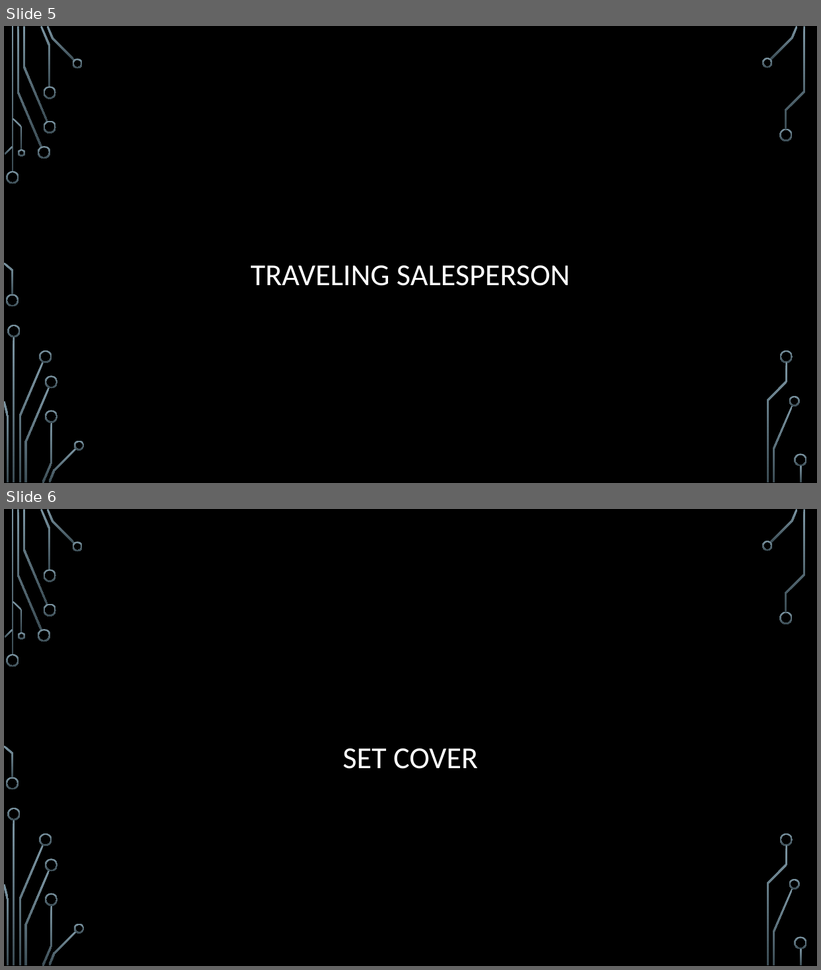
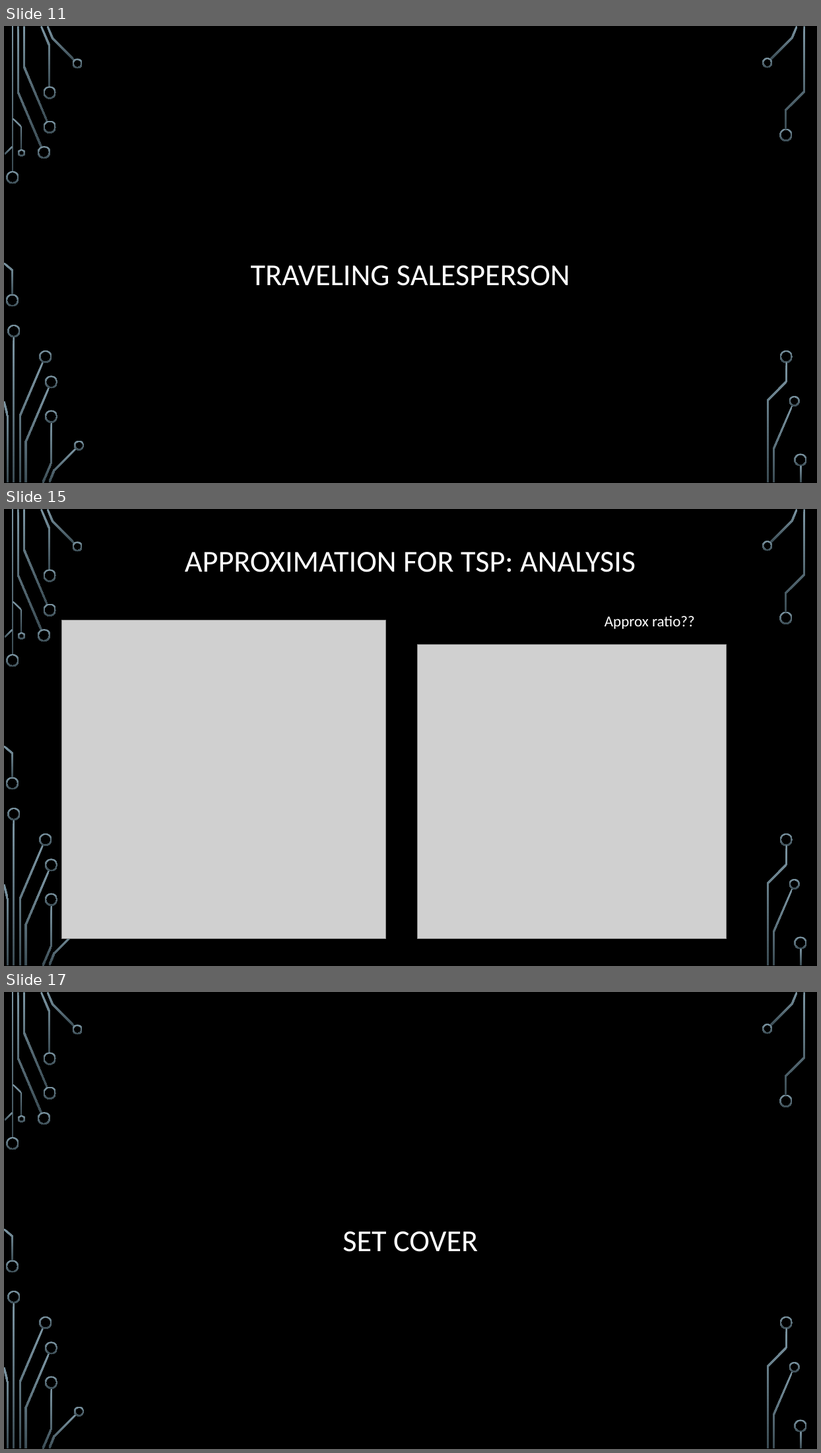
Before and after one commit to janiceeguo/advAlgo, a slide deck: slides/Approx-01-Intro.pptx. Shown one above the other, each under a label of ours: slides 5 and 6 before the commit, slides 11, 15 and 17 after it; the slides between them are not shown. The pictures are 821x970 and 821x1453 pixels, drawn with LibreOffice and Linux fonts; fonts in the diff are those of the drawing; grey boxes stand for pictures; background and template pictures are left out. Boxes give left, top, right and bottom in pixels: in the first picture for what was removed or moved away, otherwise in the second. Text is boxed around its words. In the diff, an @@ line names an element or a change of style, - is before the commit and + after.

```diff
--- a/slides/Approx-01-Intro.pptx
+++ b/slides/Approx-01-Intro.pptx
@@ slide 15 added at box(4, 509, 817, 966), background picture (left out); not listed: 35 template elements that a slide beside it also shows @@
@@ title added at box(185, 552, 636, 572), 36 pt, text #FFFFFF @@
+APPROXIMATION FOR TSP: ANALYSIS
@@ picture added at box(62, 621, 386, 940) @@
@@ text added at box(605, 616, 695, 629), 18 pt, text #FFFFFF @@
+Approx ratio??
@@ picture added at box(418, 645, 726, 940) @@
@@ what was slide 5 is now slide 11 @@
@@ what was slide 6 is now slide 17 @@
```
Also in this commit, not shown: 1 slide changed, 14 other slides added, 3 other files.
